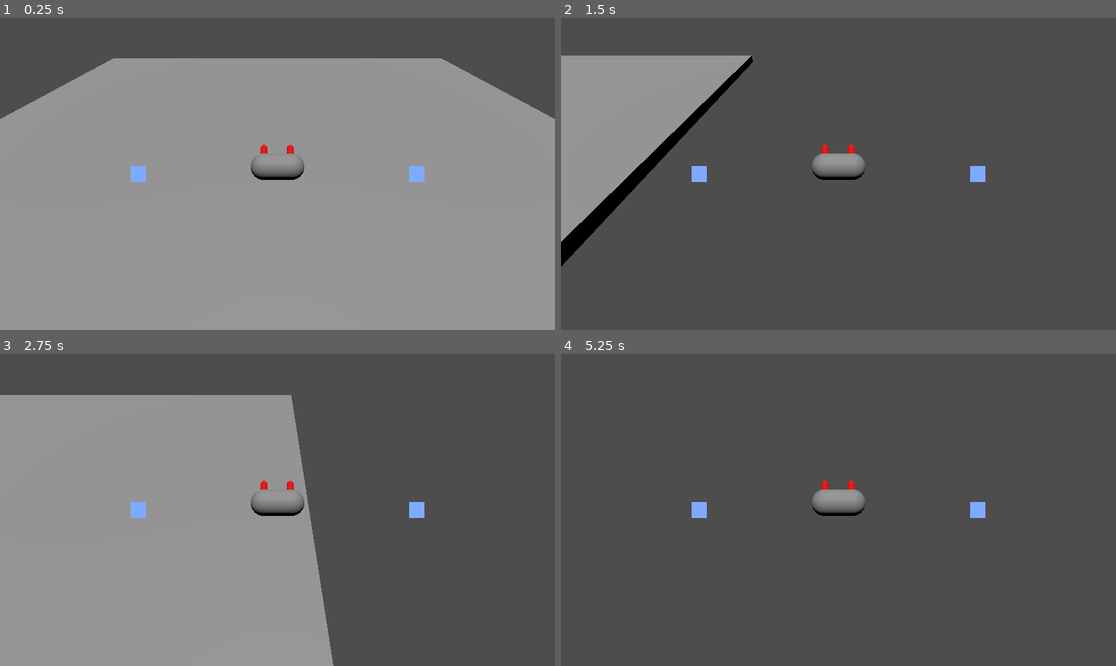
Above: before the commit, frames 1-4 (two rows, left to right).
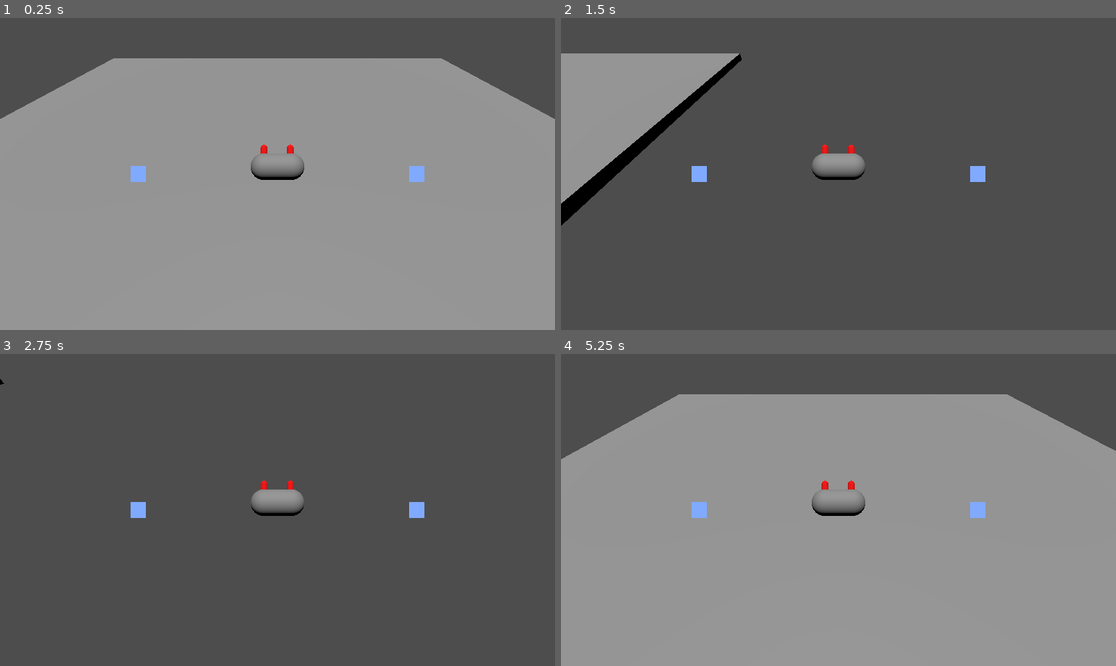
Above: after the commit, the same moments.

Repository: romeshdev/GGJ25
Game: Godot game, scene res://game/RootGame.tscn
Same seed, same stepped clock (60 frames per second), same inputs: the game is played once before the commit and once after it.
Inputs:
- Up to frame 1 (0.25 s): no input
- Up to frame 2 (1.5 s): tap Enter (ui_accept) at 0.5, 0.6, 0.77, 1.07 s; hold D (crab_strafe_right) 0.53-1.28 s; hold Down (ui_down) from 1.28 s (still down); tap E at 1.35 s
- Up to frame 3 (2.75 s): tap Enter (ui_accept) at 1.52, 1.55, 1.82, 2.3 s; release Down (ui_down) at 2.03 s; hold D (crab_strafe_right) from 2.03 s (still down); hold Q from 2.03 s (still down)
- Up to frame 4 (5.25 s): release D (crab_strafe_right) at 2.78 s; release Q at 2.78 s; hold Up (ui_up) 2.78-3.53 s; tap Enter (ui_accept) at 2.85, 3.02, 3.32, 3.77, 3.8, 4.07, 4.52, 4.55, 4.82, 5.1 s; hold E 3.53-4.28 s; hold A (crab_strafe_left) 3.53-5.03 s; tap Q at 4.35 s; hold Down (ui_down) from 5.03 s (still down)

The runs differ from the first frame. In frame 2, 4.7% of the frame differs, in the area x 0-35%, y 11-80%; in frame 3, 48%; in frame 4, 82%, in the area x 0-100%, y 12-100%.

Commit message:
grab variable jumping / friction

Diff:
--- a/claws/AkimboInterfaceBehaviour.gd
+++ b/claws/AkimboInterfaceBehaviour.gd
@@ -41,6 +41,7 @@
 	assert(rightClaw != null)
 
 func _process(delta):
+	# Parse rotation
 	rotation_axis = (leftClaw.input.y - rightClaw.input.y) / 2
 	rotation_axis = rotation_axis*rotation_axis*rotation_axis
 	if abs(rotation_axis) < ROTATION_DEAD_ZONE:
--- a/crab/CrabBehaviour.gd
+++ b/crab/CrabBehaviour.gd
@@ -3,10 +3,16 @@
 const STRAFE_ACCELERATION : float = 20
 const STRAFE_DECELERATION : float = 5
 const STRAFE_DECELERATION_FROM_ROTATION : float = 2
-const STRAFE_DECELERATION_FROM_NO_INPUT : float = 10
+const STRAFE_DECELERATION_FROM_GROUND_FRICTION : float = 10
+const STRAFE_DECELERATION_FROM_AIR_FRICTION : float = 1
+
 const ROTATE_ACCELERATION : float = 20
 const ROTATE_DECELERATION : float = 40
-const JUMP_VELOCITY : float = 4.5
+const ROTATE_MAX_SPEED : float = 20
+
+const JUMP_VELOCITY : float = 10
+const GRAVITY_MIN : float = 0.5
+const GRAVITY_MAX : float = 2
 
 var rotation_speed : float = 0.0
 var input_rotation : float = 0.0
@@ -17,21 +23,30 @@
 		position = Vector3.UP * 3
 
 func _physics_process(delta):
+	# Handle jump
+	var onFloor : bool = is_on_floor()
+	var holdingJump = Input.is_action_pressed("crab_strafe_left") && Input.is_action_pressed("crab_strafe_right")
+	if holdingJump and onFloor:
+		velocity.y = JUMP_VELOCITY
+
 	# Fall down
-	var onFloor : bool = is_on_floor()
 	if not onFloor:
-		velocity += get_gravity() * delta
-
-	# Handle jump
-	if Input.is_action_just_pressed("ui_accept") and onFloor:
-		velocity.y = JUMP_VELOCITY
+		var gravity = get_gravity()
+		if holdingJump and velocity.y > 0:
+			gravity = gravity * GRAVITY_MIN
+		else:
+			gravity = gravity * GRAVITY_MAX
+		velocity += gravity * delta
 
 	# Handle rotation
 	if input_rotation:
-		rotation_speed = move_toward(rotation_speed, input_rotation, ROTATE_ACCELERATION)
+		var acceleration : float = ROTATE_ACCELERATION * delta * input_rotation
+		rotation_speed = rotation_speed + acceleration
+		if abs(rotation_speed) > ROTATE_MAX_SPEED:
+			rotation_speed = ROTATE_MAX_SPEED * sign(rotation_speed)
 	else:
-		rotation_speed = move_toward(rotation_speed, 0, ROTATE_DECELERATION)
-
+		var deceleration : float = ROTATE_DECELERATION * delta
+		rotation_speed = move_toward(rotation_speed, 0, deceleration)
 	rotate_y(rotation_speed * delta)
 
 	# Handle strafing
@@ -45,7 +60,8 @@
 	# Handle friction
 	var deceleration = STRAFE_DECELERATION * delta
 	deceleration = deceleration * (1 + abs(input_rotation) * STRAFE_DECELERATION_FROM_ROTATION)
-	deceleration = deceleration * (1 + (1 - abs(input_strafe)) * STRAFE_DECELERATION_FROM_NO_INPUT)
+	var friction : float = STRAFE_DECELERATION_FROM_GROUND_FRICTION if onFloor else STRAFE_DECELERATION_FROM_AIR_FRICTION
+	deceleration = deceleration * (1 + (1 - abs(input_strafe)) * friction)
 	velocity.x = move_toward(velocity.x, 0, deceleration)
 	velocity.z = move_toward(velocity.z, 0, deceleration)
 
